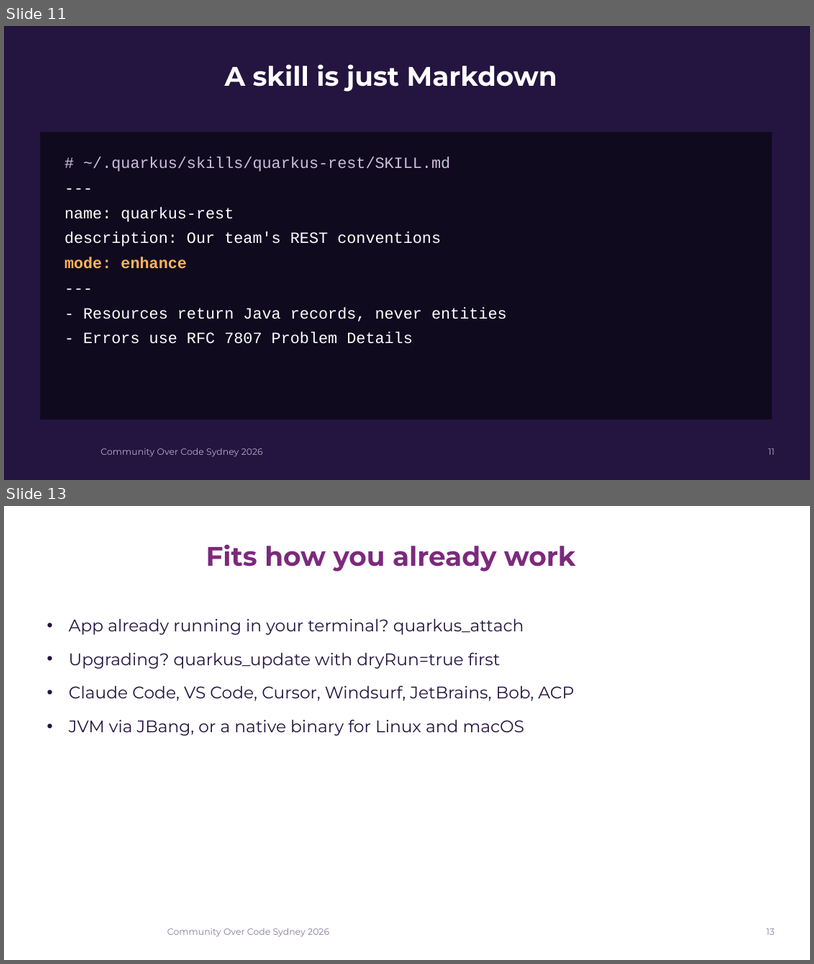
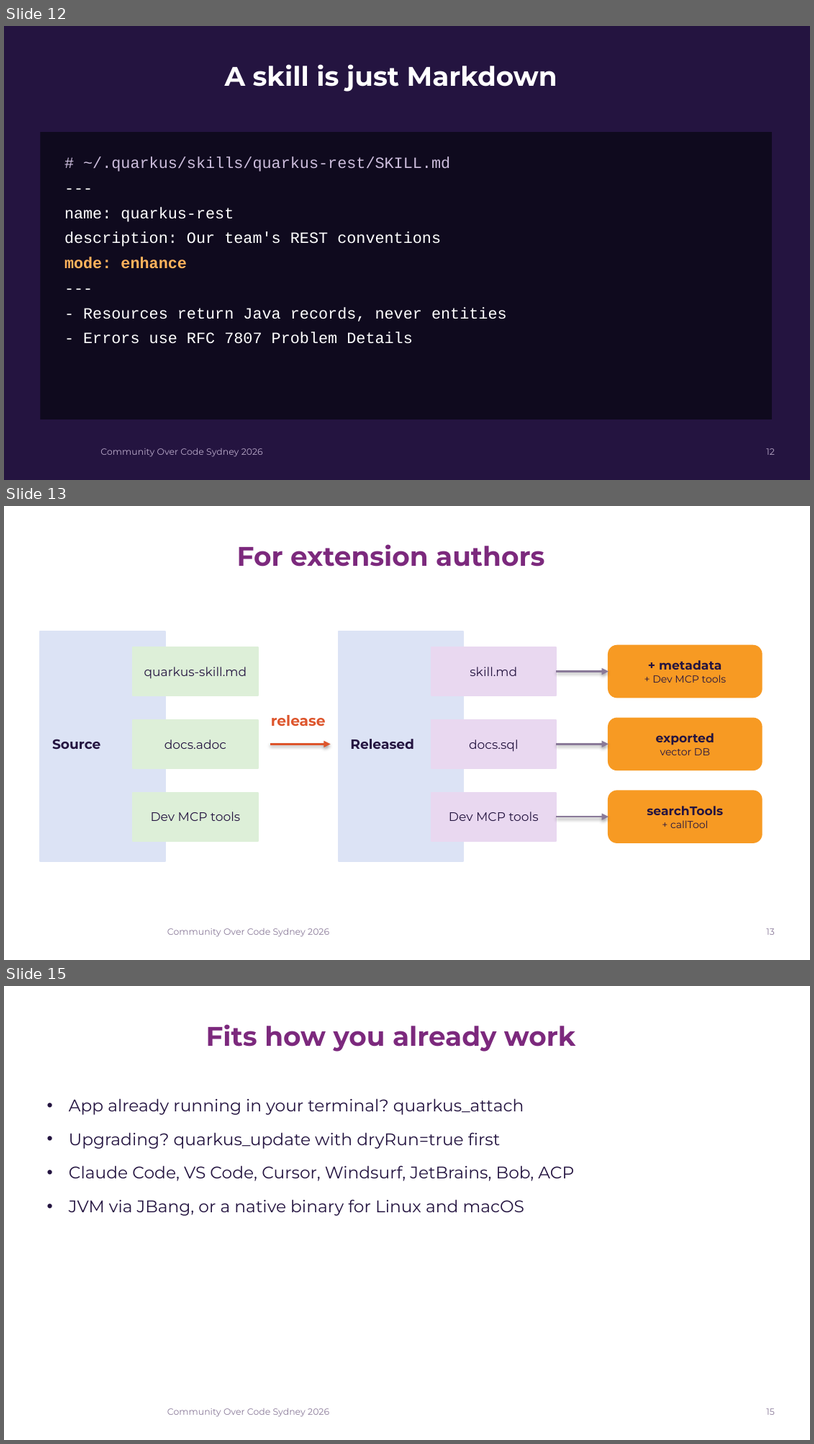
Before and after one commit to quarkusio/quarkus-agent-mcp, a slide deck: presentation/churconf/teaching-ai-agents-to-speak-quarkus.pptx. Shown one above the other, each under a label of ours: slides 11 and 13 before the commit, slides 12, 13 and 15 after it; the slides between them are not shown. The pictures are 814x964 and 814x1444 pixels, drawn with LibreOffice and Linux fonts; fonts in the diff are those of the drawing; background and template pictures are left out. Boxes give left, top, right and bottom in pixels: in the first picture for what was removed or moved away, otherwise in the second. Text is boxed around its words. In the diff, an @@ line names an element or a change of style, - is before the commit and + after.

Commit message:
Borrow the Dev Ex to AI Ex story and extension details from the Coding Agents deck, add the native install

```diff
--- a/presentation/churconf/teaching-ai-agents-to-speak-quarkus.pptx
+++ b/presentation/churconf/teaching-ai-agents-to-speak-quarkus.pptx
@@ slide 13 added at box(4, 506, 810, 960), background picture (left out); not listed: 1 template element that a slide beside it also shows @@
@@ title added at box(237, 544, 545, 566), 24 pt, text #7C297D, bold @@
+For extension authors
@@ rectangle added at box(40, 631, 165, 861), fill #DCE3F5, outline #DCE3F5 1.25 pt @@
@@ rectangle added at box(339, 631, 463, 861), fill #DCE3F5, outline #DCE3F5 1.25 pt @@
@@ rectangle added at box(133, 647, 258, 695), fill #DDEFD8, outline #DDEFD8 1.25 pt, 11 pt, text #241440 @@
+quarkus-skill.md
@@ rectangle added at box(432, 647, 556, 695), fill #E9D8F0, outline #E9D8F0 1.25 pt, 11 pt, text #241440 @@
+skill.md
@@ rounded rectangle added at box(609, 646, 762, 697), fill #F79A23, outline #F79A23 1.25 pt, 9 pt, text #241440 @@
++ metadata
++ Dev MCP tools
@@ arrow added from (556, 672) to (609, 672), #8A7A99 1.5 pt @@
@@ rectangle added at box(133, 720, 258, 768), fill #DDEFD8, outline #DDEFD8 1.25 pt, 11 pt, text #241440 @@
+docs.adoc
@@ text added at box(271, 715, 326, 726), 13 pt, text #DD552C, bold @@
+release
@@ rectangle added at box(432, 720, 556, 768), fill #E9D8F0, outline #E9D8F0 1.25 pt, 11 pt, text #241440 @@
+docs.sql
@@ rounded rectangle added at box(609, 718, 762, 770), fill #F79A23, outline #F79A23 1.25 pt, 11 pt, text #241440, bold @@
+exported
+vector DB
@@ text added at box(52, 739, 100, 749), 12 pt, text #241440, bold @@
+Source
@@ text added at box(350, 739, 414, 749), 12 pt, text #241440, bold @@
+Released
@@ arrow added from (270, 744) to (331, 744), #DD552C 1.5 pt @@
@@ arrow added from (556, 744) to (609, 744), #8A7A99 1.5 pt @@
@@ rectangle added at box(133, 793, 258, 841), fill #DDEFD8, outline #DDEFD8 1.25 pt, 11 pt, text #241440 @@
+Dev MCP tools
@@ rectangle added at box(432, 793, 556, 841), fill #E9D8F0, outline #E9D8F0 1.25 pt, 11 pt, text #241440 @@
+Dev MCP tools
@@ rounded rectangle added at box(609, 790, 762, 842), fill #F79A23, outline #F79A23 1.25 pt, 11 pt, text #241440, bold @@
+searchTools
++ callTool
@@ arrow added from (556, 816) to (609, 816), #8A7A99 1.5 pt @@
@@ page number added at box(766, 928, 775, 934), 8 pt, text #8A7A99 @@
+13
@@ what was slide 11 is now slide 12 @@
@@ page number at box(766, 448, 775, 454): text changed @@
-11
+12
@@ what was slide 13 is now slide 15 @@
@@ page number at box(766, 1408, 775, 1414): text changed @@
-13
+15
```
Also in this commit, not shown: 4 slides changed, 3 other slides added, 1 slide removed, 2 other files.
